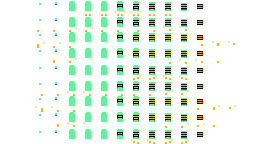
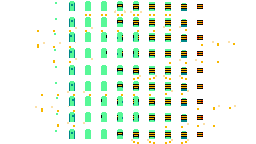
Two versions of the same layered image (w=256, h=144). Layer-by-layer changes:
painted on "body" over bbox(39, 3, 202, 139)
